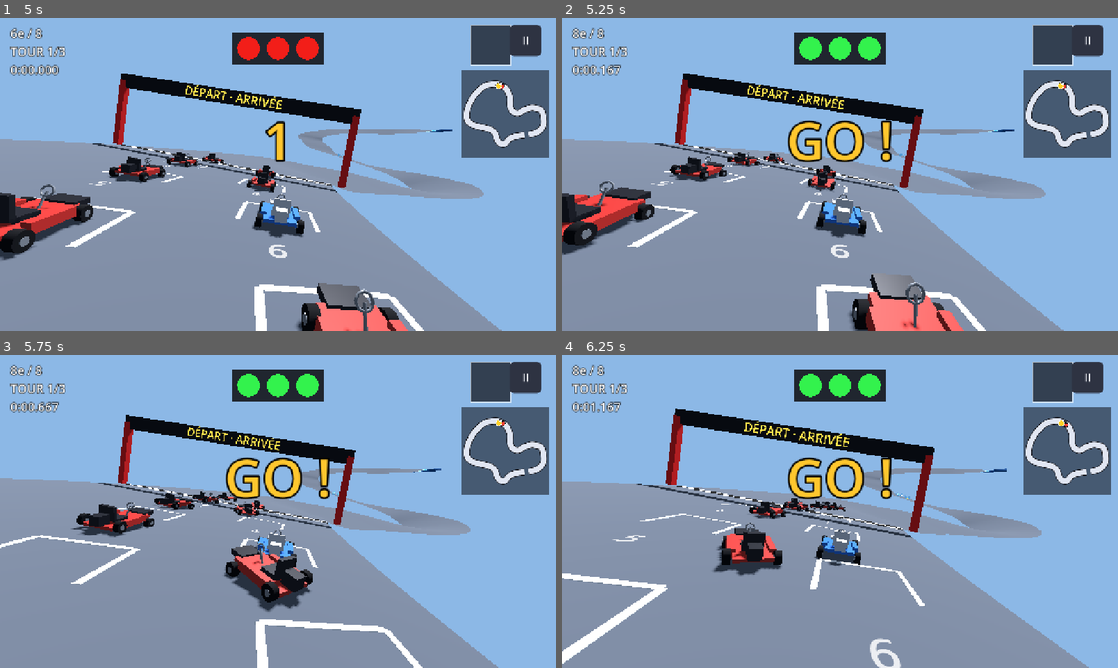
Above: before the commit, frames 1-4 (two rows, left to right).
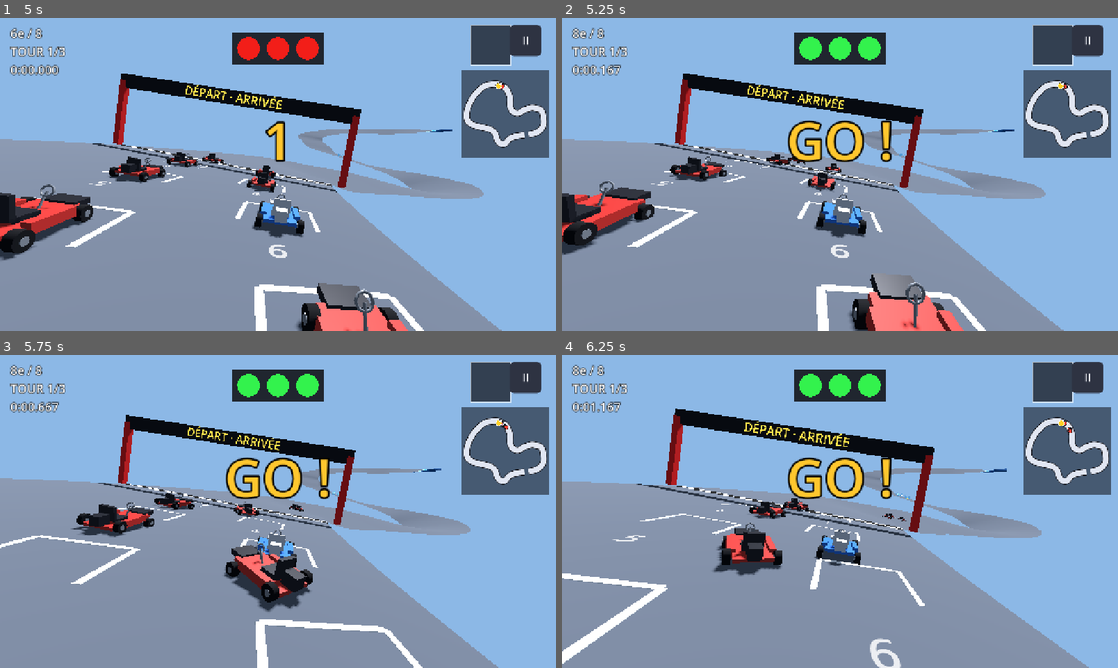
Above: after the commit, the same moments.

Repository: Ajustor/superKart
Game: Godot game, scene res://scenes/race.tscn
The game is run twice, just before and just after one commit, with the same random seed, the same clock (stepped at 60 frames per second) and the same inputs. This scene is started directly instead of the project's main scene.
Inputs (mouse positions are in pixels of both pictures, inside the frame that each line leads up to):
- Up to frame 1 (5 s): tap Enter at 0.5 s; move the mouse to (400, 158) at 0.52 s; hold Right (steer_right) 0.53-1.25 s; hold Up (throttle) 0.53-1.25 s; click (400, 158) at 0.67 s; click "II" at 1.25 s; click "Recommencer" at 2 s; drag from (166, 190) to (250, 237) at 2.77 s; tap Space (drift) at 3.5 s; move the mouse to (333, 105) at 3.52 s; hold Right (steer_right) 3.53-4.25 s; hold Up (throttle) 3.53-4.25 s; drag from (250, 237) to (111, 127) at 4.27 s
- Up to frame 2 (5.25 s): move the mouse to (1006, 221) at 5.02 s; hold Left (steer_left) from 5.03 s (still down); hold Shift from 5.03 s (still down)
- Up to frame 3 (5.75 s): keep holding Left (steer_left); keep holding Shift; tap Up (throttle) at 5.3 s
- Up to frame 4 (6.25 s): release Left (steer_left) at 5.75 s; release Shift at 5.75 s; drag from (673, 464) to (756, 433) at 5.77 s

Frame 1 is identical in both runs. In frame 2, 0.4% of the frame differs, in the area x 29-91%, y 21-52%; in frame 3, 0.3%; in frame 4, 0.2%.

Commit message:
Turbo au départ
Tenir les gaz à partir du bon moment du décompte (entre 1,5 s et 0,25 s
avant le vert) fait partir en trombe ; dès le premier feu, le kart cale
0,8 s. Annonce et son au départ. Les IA les plus vives réussissent leur
départ. Sur tactile, l'accélération automatique se retient pendant le
décompte : c'est au joueur de toucher GAZ au bon moment.

Co-Authored-By: Claude Opus 5.5 <noreply@anthropic.com>
Claude-Session: https://claude.ai/code/session_01MSZmi6hTcr7pxStusqEuw9

Diff:
--- a/scripts/audio/race_sounds.gd
+++ b/scripts/audio/race_sounds.gd
@@ -17,6 +17,8 @@
 var _boite: AudioStreamWAV
 var _lancer: AudioStreamWAV
 var _choc: AudioStreamWAV
+var _turbo_depart: AudioStreamWAV
+var _calage: AudioStreamWAV
 ## Un second lecteur pour les objets : un bip de tour ne doit pas couper le
 ## bruit du choc qui tombe à la même image.
 var _lecteur_objets: AudioStreamPlayer
@@ -36,6 +38,10 @@
 
 	_session.decompte.connect(func(_s: int) -> void: _jouer(_bip))
 	_session.depart.connect(func() -> void: _jouer(_go))
+	# Après le « go » : une montée pour le turbo, un raté pour le calage.
+	_turbo_depart = Synth.notes([[523.0, 0.05], [784.0, 0.05], [1047.0, 0.05], [1568.0, 0.18]], 0.45)
+	_calage = Synth.notes([[196.0, 0.08], [0.0, 0.05], [185.0, 0.08], [0.0, 0.05], [147.0, 0.22]], 0.5)
+	_session.depart_du_joueur.connect(_sur_depart_du_joueur)
 	_session.tour_boucle.connect(_sur_tour)
 
 	_lecteur_objets = AudioStreamPlayer.new()
@@ -60,6 +66,13 @@
 	_lecteur_objets.play()
 
 
+func _sur_depart_du_joueur(resultat: int) -> void:
+	if resultat == RaceSession.Depart.TURBO:
+		_jouer_objet(_session.entries[0], _turbo_depart)
+	elif resultat == RaceSession.Depart.CALE:
+		_jouer_objet(_session.entries[0], _calage)
+
+
 func _sur_tour(entree: RaceEntry) -> void:
 	if _session.entries.is_empty() or entree != _session.entries[0]:
 		return
--- a/scripts/kart/kart.gd
+++ b/scripts/kart/kart.gd
@@ -52,6 +52,10 @@
 ## remettre en piste un kart qui survole le décor au milieu d'un saut.
 var au_sol: bool = true
 
+## Le pilote tient-il les gaz ? Lu même quand le kart ne répond pas encore,
+## pendant le décompte : c'est ce que regarde le turbo au départ.
+var gaz_tenu: bool = false
+
 ## Posé à vrai l'image où le kart quitte le sol en montant — sommet d'une
 ## rampe, rebord —, lu et remis à faux par la session.
 var vient_de_decoller: bool = false
@@ -103,6 +107,7 @@
 	if not simule:
 		return
 	var cmd := _input.poll(delta)
+	gaz_tenu = cmd.throttle > 0.5
 	if not controle_actif:
 		cmd.clear()
 	# Un kart sonné ne lance rien : il a les mains prises.
--- a/scripts/race/race_entry.gd
+++ b/scripts/race/race_entry.gd
@@ -19,6 +19,13 @@
 ## Piloté par un humain, ici ou sur une autre machine. La mini-carte les
 ## distingue de l'IA.
 var humain: bool = false
+
+## Pendant le décompte : le temps qu'il restait avant le vert quand le pilote
+## a commencé à tenir les gaz sans les lâcher. -1 : il ne les tient pas.
+var gaz_depuis: float = -1.0
+
+## Calé au départ pour avoir accéléré trop tôt : secondes avant de repartir.
+var cale_restant: float = 0.0
 
 ## Temps de course cumulé, décompte exclu. S'arrête à l'arrivée.
 var temps_course: float = 0.0
--- a/scripts/race/race_session.gd
+++ b/scripts/race/race_session.gd
@@ -21,6 +21,22 @@
 signal arrivee(entree: RaceEntry)
 ## Tout le monde a fini.
 signal course_terminee
+## Le départ du joueur : Depart.NORMAL, TURBO ou CALE.
+signal depart_du_joueur(resultat: int)
+
+## Le turbo au départ, comme dans Mario Kart : tenir les gaz à partir du
+## bon moment du décompte fait partir en trombe ; les tenir dès le début
+## fait caler. Les instants sont comptés en secondes avant le vert.
+enum Depart { NORMAL, TURBO, CALE }
+## Commencer à accélérer plus tôt que ça : calé.
+const DEPART_TROP_TOT := 1.5
+## Commencer entre les deux : turbo. Plus tard : départ normal.
+const DEPART_TURBO_DES := 0.25
+const DEPART_TURBO_DUREE := 1.0
+const DEPART_TURBO_FORCE := 1.35
+const CALAGE := 0.8
+## Une IA qui réagit au moins aussi vite réussit son départ.
+const IA_REACTION_TURBO := 0.3
 
 ## Profondeur sous la route, en mètres, au-delà de laquelle on considère que le
 ## kart est tombé dans le vide.
@@ -157,6 +173,10 @@
 	terminee = false
 	decompte_restant = maxf(duree_decompte, 0.0)
 	en_course = decompte_restant <= 0.0
+	# Pendant le décompte, l'accélération automatique du tactile se retient :
+	# elle tiendrait les gaz dès le premier feu, et le joueur calerait à
+	# chaque course. C'est à lui de toucher GAZ au bon moment.
+	TouchControls.gaz_auto_retenus = not en_course
 	_derniere_seconde_annoncee = -1
 
 	var cases := cases_attribuees(pilotes.size(), case_du_joueur)
@@ -233,6 +253,11 @@
 	if en_course or entries.is_empty() or attente_depart:
 		return
 	decompte_restant = maxf(decompte_restant - delta, 0.0)
+	for entree in entries:
+		if not entree.kart.gaz_tenu:
+			entree.gaz_depuis = -1.0
+		elif entree.gaz_depuis < 0.0:
+			entree.gaz_depuis = decompte_restant
 	if decompte_restant > 0.0:
 		var seconde := ceili(decompte_restant)
 		if seconde != _derniere_seconde_annoncee:
@@ -240,16 +265,65 @@
 			decompte.emit(seconde)
 		return
 	en_course = true
+	TouchControls.gaz_auto_retenus = false
 	for entree in entries:
 		entree.kart.controle_actif = true
 	depart.emit()
+	for i in entries.size():
+		var resultat := _partir(entries[i])
+		if i == 0:
+			depart_du_joueur.emit(resultat)
+
+
+## Ce que vaut le départ de qui a commencé à tenir les gaz `gaz_depuis`
+## secondes avant le vert (-1 : pas de gaz au vert).
+static func resultat_du_depart(gaz_depuis: float) -> int:
+	if gaz_depuis < 0.0:
+		return Depart.NORMAL
+	if gaz_depuis > DEPART_TROP_TOT:
+		return Depart.CALE
+	if gaz_depuis >= DEPART_TURBO_DES:
+		return Depart.TURBO
+	return Depart.NORMAL
+
+
+func _partir(entree: RaceEntry) -> int:
+	if not entree.kart.simule:
+		return Depart.NORMAL
+	var cerveau := entree.kart.pilote() as AIInput
+	var resultat := resultat_du_depart(entree.gaz_depuis)
+	if cerveau != null:
+		# L'IA ne lit pas le décompte : les plus vives réussissent leur départ,
+		# les autres partent normalement. Aucune ne cale.
+		resultat = Depart.TURBO if cerveau.reaction_delay <= IA_REACTION_TURBO else Depart.NORMAL
+	match resultat:
+		Depart.TURBO:
+			entree.kart.motor.accorder_turbo(DEPART_TURBO_DUREE, DEPART_TURBO_FORCE)
+		Depart.CALE:
+			entree.cale_restant = CALAGE
+			entree.kart.controle_actif = false
+	return resultat
 
 
 func _physics_process(delta: float) -> void:
 	avancer_decompte(delta)
+	_relancer_les_cales(delta)
 	for entree in entries:
 		avancer(entree, entree.kart.global_position, delta)
 	classer()
+
+
+func _relancer_les_cales(delta: float) -> void:
+	for entree in entries:
+		if entree.cale_restant <= 0.0:
+			continue
+		entree.cale_restant -= delta
+		if entree.cale_restant <= 0.0 and en_course and not entree.finished:
+			entree.kart.controle_actif = true
+
+
+func _exit_tree() -> void:
+	TouchControls.gaz_auto_retenus = false
 
 
 ## Le point est passé plutôt que lu sur le kart : global_position exige
--- a/scripts/ui/race_hud.gd
+++ b/scripts/ui/race_hud.gd
@@ -65,12 +65,20 @@
 		_depuis_depart = 0.0
 		_annoncer("GO !"))
 	_session.tour_boucle.connect(_sur_tour)
+	_session.depart_du_joueur.connect(_sur_depart_du_joueur)
 
 
 func _placer_la_carte() -> void:
 	var cadre := MiniMap.cadre(size)
 	_carte.position = cadre.position
 	_carte.size = cadre.size
+
+
+func _sur_depart_du_joueur(resultat: int) -> void:
+	if resultat == RaceSession.Depart.TURBO:
+		_annoncer("TURBO !")
+	elif resultat == RaceSession.Depart.CALE:
+		_annoncer("CALÉ !")
 
 
 func _sur_tour(entree: RaceEntry) -> void:
--- a/scripts/ui/touch_controls.gd
+++ b/scripts/ui/touch_controls.gd
@@ -30,6 +30,10 @@
 
 var _doigts: Dictionary = {}     ## index du doigt -> action tenue
 var _tenues: Dictionary = {}     ## action -> true, telles qu'envoyées à Input
+
+## Vrai pendant le décompte : voir RaceSession.
+static var gaz_auto_retenus := false
+var _gaz_auto_retenus_vus := false
 
 var _doigt_joystick := -1
 var _centre_joystick := Vector2.ZERO
@@ -136,6 +140,12 @@
 			plus_proche = d
 			meilleure = b.action
 	return meilleure
+
+
+func _process(_delta: float) -> void:
+	# Le vert vient de tomber : l'accélération automatique reprend.
+	if visible and gaz_auto_retenus != _gaz_auto_retenus_vus:
+		_appliquer()
 
 
 func _input(event: InputEvent) -> void:
@@ -202,7 +212,8 @@
 	var voulues := {}
 	for action in _doigts.values():
 		voulues[action] = true
-	if visible and GameSettings.acceleration_auto and not voulues.has(&"brake"):
+	_gaz_auto_retenus_vus = gaz_auto_retenus
+	if visible and GameSettings.acceleration_auto and not gaz_auto_retenus and not voulues.has(&"brake"):
 		voulues[&"throttle"] = true
 	_diriger()
 
--- a/tests/test_race_session.gd
+++ b/tests/test_race_session.gd
@@ -571,3 +571,57 @@
 	session.classer()
 	assert_eq(session.entries[0].position, 1, "en pole, on est premier avant le départ")
 	assert_eq(session.entries[3].position, 4)
+
+
+# --- Turbo au départ -----------------------------------------------------------------
+
+## Un décompte de trois secondes, le joueur prenant les gaz à `gaz_a` secondes
+## du vert (-1 : jamais).
+func _decompter(gaz_a: float) -> void:
+	_monter_avec_decompte(1, 3.0)
+	var pas := 1.0 / 60.0
+	while not session.en_course:
+		karts[0].gaz_tenu = gaz_a >= 0.0 and session.decompte_restant <= gaz_a + pas * 0.5
+		session.avancer_decompte(pas)
+
+
+func test_les_gaz_au_bon_moment_font_partir_en_trombe() -> void:
+	_decompter(1.0)
+	assert_gt(karts[0].motor.boost_timer, 0.0, "turbo au départ")
+	assert_true(karts[0].controle_actif)
+
+
+func test_les_gaz_des_le_premier_feu_font_caler() -> void:
+	_decompter(2.8)
+	assert_false(karts[0].controle_actif, "calé au vert")
+	assert_eq(karts[0].motor.boost_timer, 0.0)
+	var pas := 1.0 / 60.0
+	var t := 0.0
+	while not karts[0].controle_actif and t < 2.0:
+		session._relancer_les_cales(pas)
+		t += pas
+	assert_almost_eq(t, RaceSession.CALAGE, 0.05, "il repart après un court instant")
+
+
+func test_sans_gaz_ou_trop_tard_le_depart_est_normal() -> void:
+	_decompter(-1.0)
+	assert_eq(karts[0].motor.boost_timer, 0.0)
+	assert_true(karts[0].controle_actif)
+	_decompter(0.1)
+	assert_eq(karts[0].motor.boost_timer, 0.0, "accélérer au vert, c'est trop tard pour le turbo")
+
+
+func test_la_fenetre_du_turbo() -> void:
+	assert_eq(RaceSession.resultat_du_depart(-1.0), RaceSession.Depart.NORMAL)
+	assert_eq(RaceSession.resultat_du_depart(0.1), RaceSession.Depart.NORMAL)
+	assert_eq(RaceSession.resultat_du_depart(0.5), RaceSession.Depart.TURBO)
+	assert_eq(RaceSession.resultat_du_depart(1.4), RaceSession.Depart.TURBO)
+	assert_eq(RaceSession.resultat_du_depart(2.0), RaceSession.Depart.CALE)
+
+
+func test_le_tactile_retient_ses_gaz_automatiques_pendant_le_decompte() -> void:
+	_monter_avec_decompte(1, 3.0)
+	assert_true(TouchControls.gaz_auto_retenus, "sinon le joueur tactile calerait à chaque course")
+	while not session.en_course:
+		session.avancer_decompte(0.1)
+	assert_false(TouchControls.gaz_auto_retenus, "au vert, l'accélération automatique reprend")
